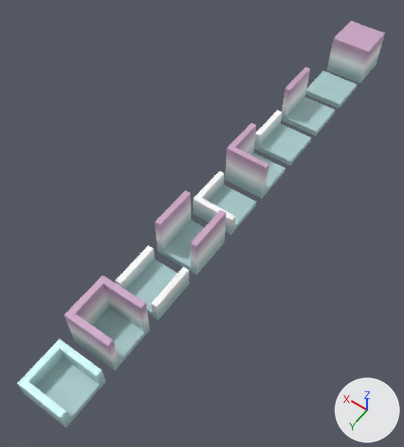
Before and after pictures for a commit that changed the Blender file blender/gridmap.blend.
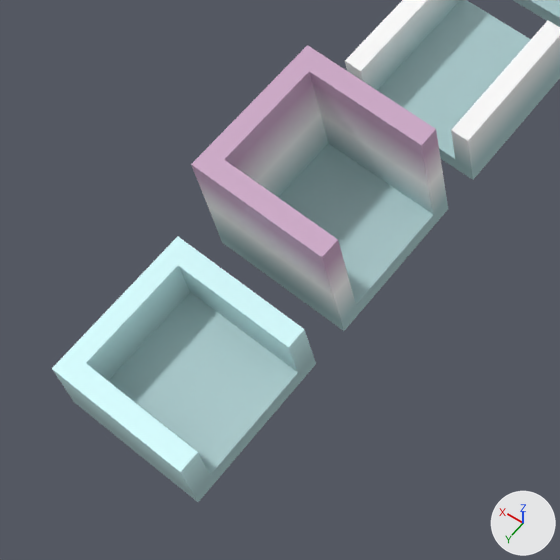
Each version appears first whole from a 50 mm lens placed at (-8.34, 25.9, 18.14), pointed at (0.48, 13.56, -1.25), and next in a close-up on the part from 0% to 46% of the width and 58% to 100% of the height. Lighting does not change. The marker at lower right points along +X, +Y and +Z.

Objects in the first close-up: 'HalfSides-col', 'HalfTri-col', 'Tri-col'.
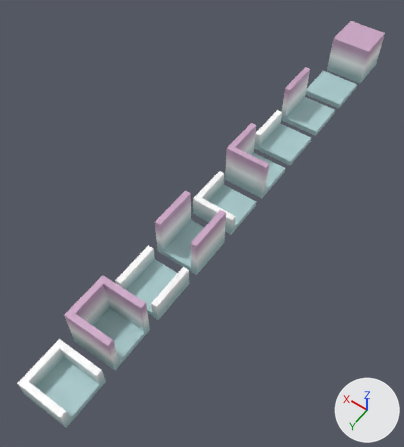
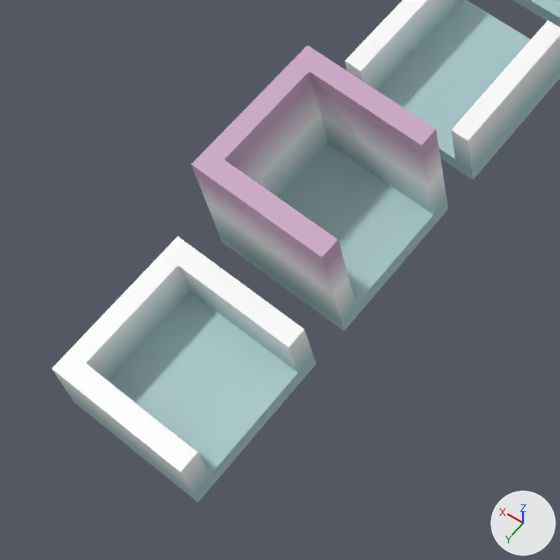
The change, as a list of edits to the scene's bpy script:
```text
Change me_cube_010:
    where me_cube_010.from_pydata(...)  # 72 vertices, 70 faces; spans x -1.0..1.0, y -1.0..1.0, z -1.0..0.0
    used by ob_halftri_col; location = (0.0, 22.5, 0.0)
    me_cube_010 part 1: 32 faces centred in x -1.0..1.0, y -1.0..1.0, z -0.37..0.0 are repainted in the vertex colours; the middle colour goes from cyan #d4fdff to white #ffffff
```

Boxes [x1, y1, x2, y2] around the edits, measured in the close-ups (560 x 560 px):
part 1 of me_cube_010, recoloured
    both: [52, 236, 313, 495]
